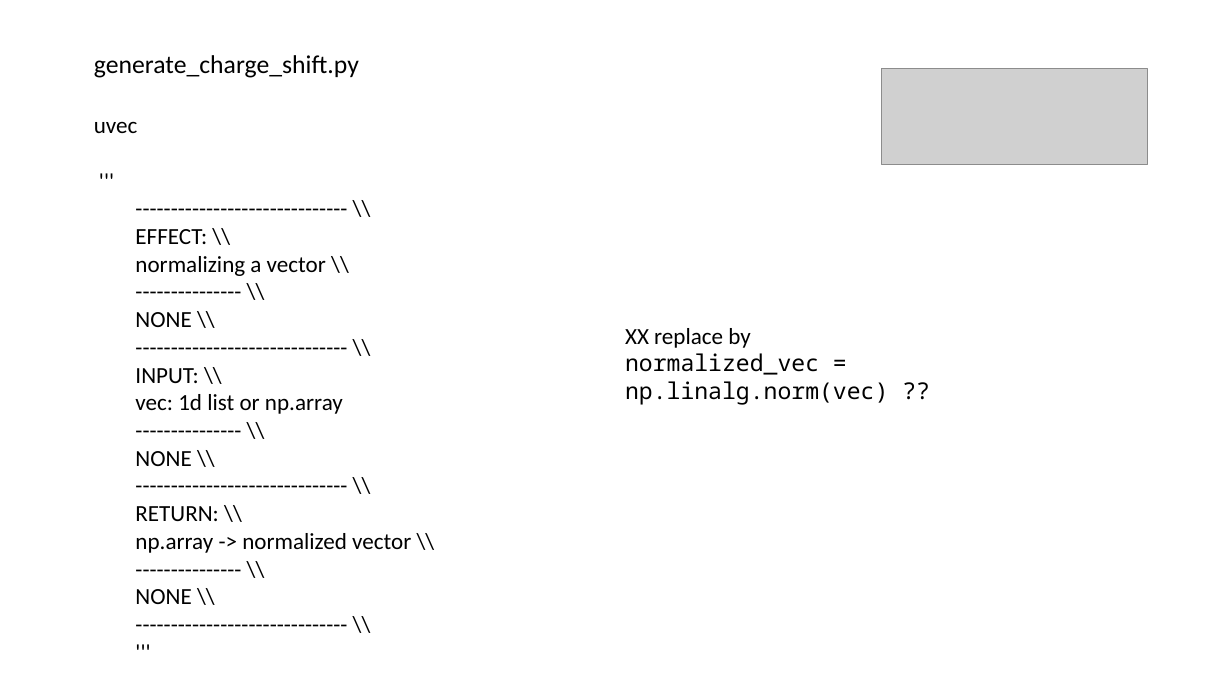
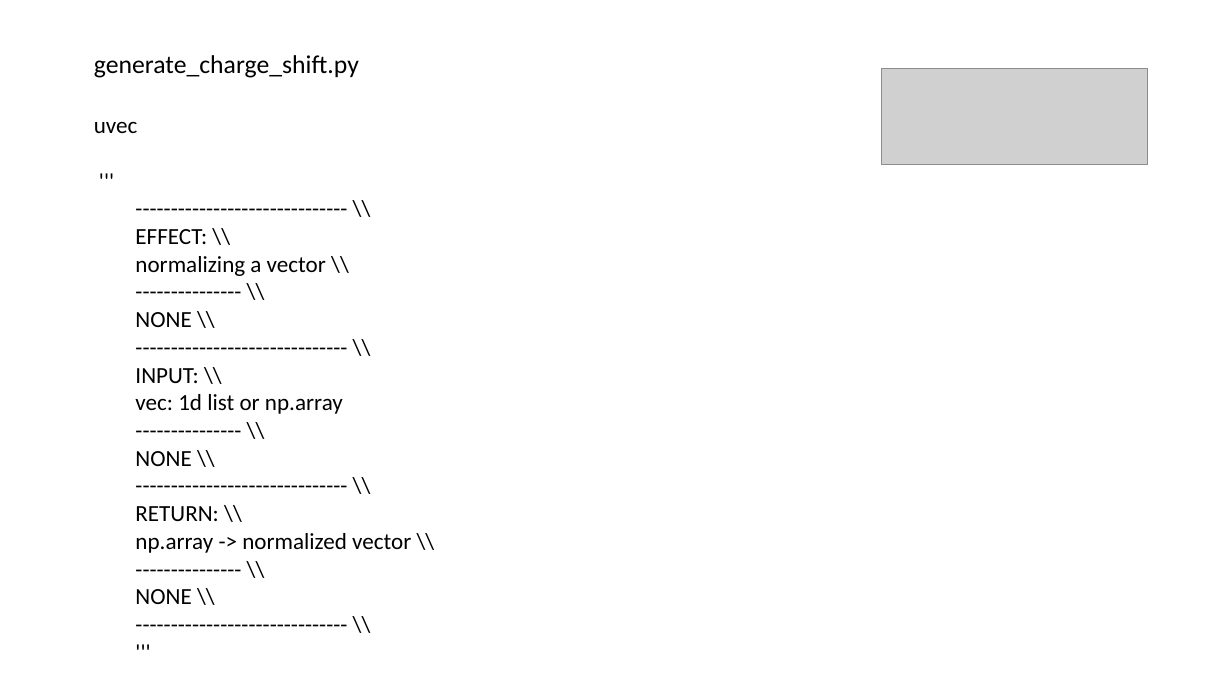
Before and after one commit to AlinaJansen/qmmm_revision, a slide deck: slide 44 of gmx2qmmm_overview.pptx. Drawn at 1232x693 pixels with LibreOffice and Linux fonts; fonts in the diff are those of the drawing; grey boxes stand for pictures. Boxes give left, top, right and bottom in pixels: in the first picture for what was removed or moved away, otherwise in the second. Text is boxed around its words. In the diff, an @@ line names an element or a change of style, - is before the commit and + after.

```diff
--- a/gmx2qmmm_overview.pptx
+++ b/gmx2qmmm_overview.pptx
@@ text removed at [625,328,888,405] @@
-XX replace by
-normalized_vec = np.linalg.norm(vec) ??
```
Also in this commit, not shown: 2 other slides changed, 15 slides added, 16 other files.
